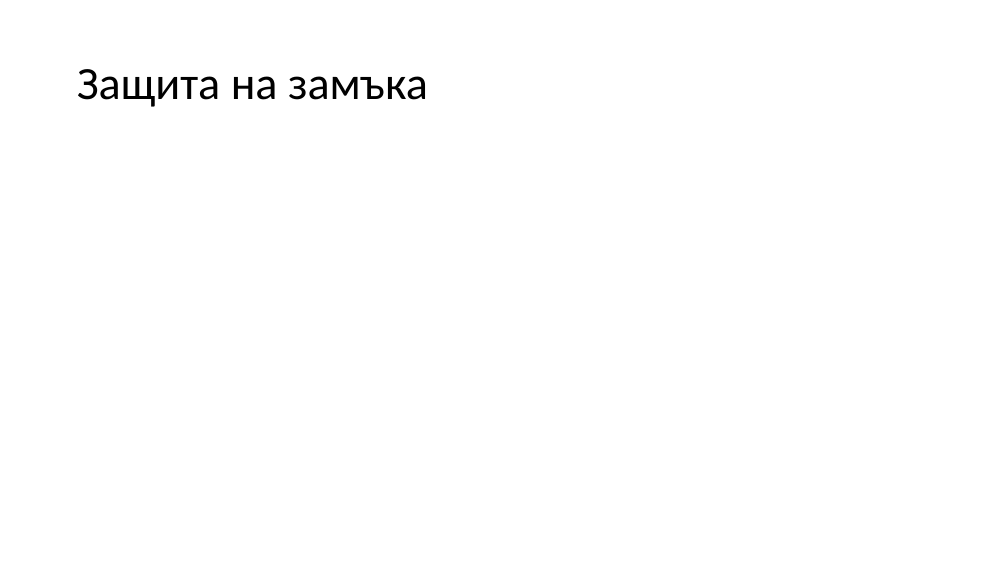
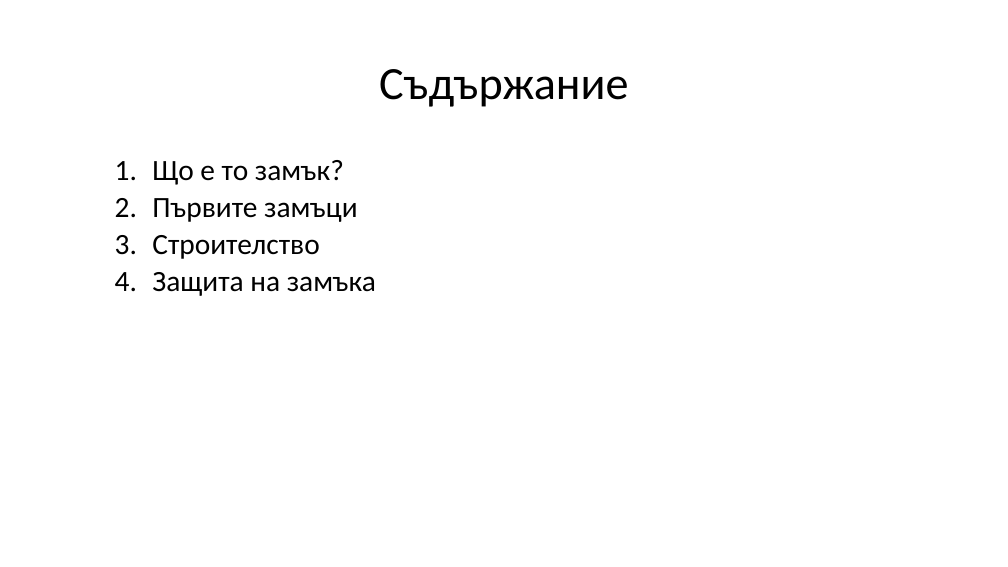
Before and after one commit to zahari02/Prezentaciq, a slide deck: slide 2 of Замъците в Средновековието.pptx (slide 4 before the commit). Drawn at 1008x567 pixels with LibreOffice and Linux fonts; fonts in the diff are those of the drawing. Boxes give left, top, right and bottom in pixels: in the first picture for what was removed or moved away, otherwise in the second. Text is boxed around its words. In the diff, an @@ line names an element or a change of style, - is before the commit and + after.

Commit message:
Updating the presentation

```diff
--- a/Замъците в Средновековието.pptx
+++ b/Замъците в Средновековието.pptx
@@ title at box(379, 69, 628, 107): text changed @@
-Защита на замъка
+Съдържание
@@ text added at box(152, 160, 376, 296), 28 pt, text #000000 @@
+  1. Що е то замък?
+  2. Първите замъци
+  3. Строителство
+  4. Защита на замъка
```
Also in this commit, not shown: 3 slides added, 4 slides removed.
